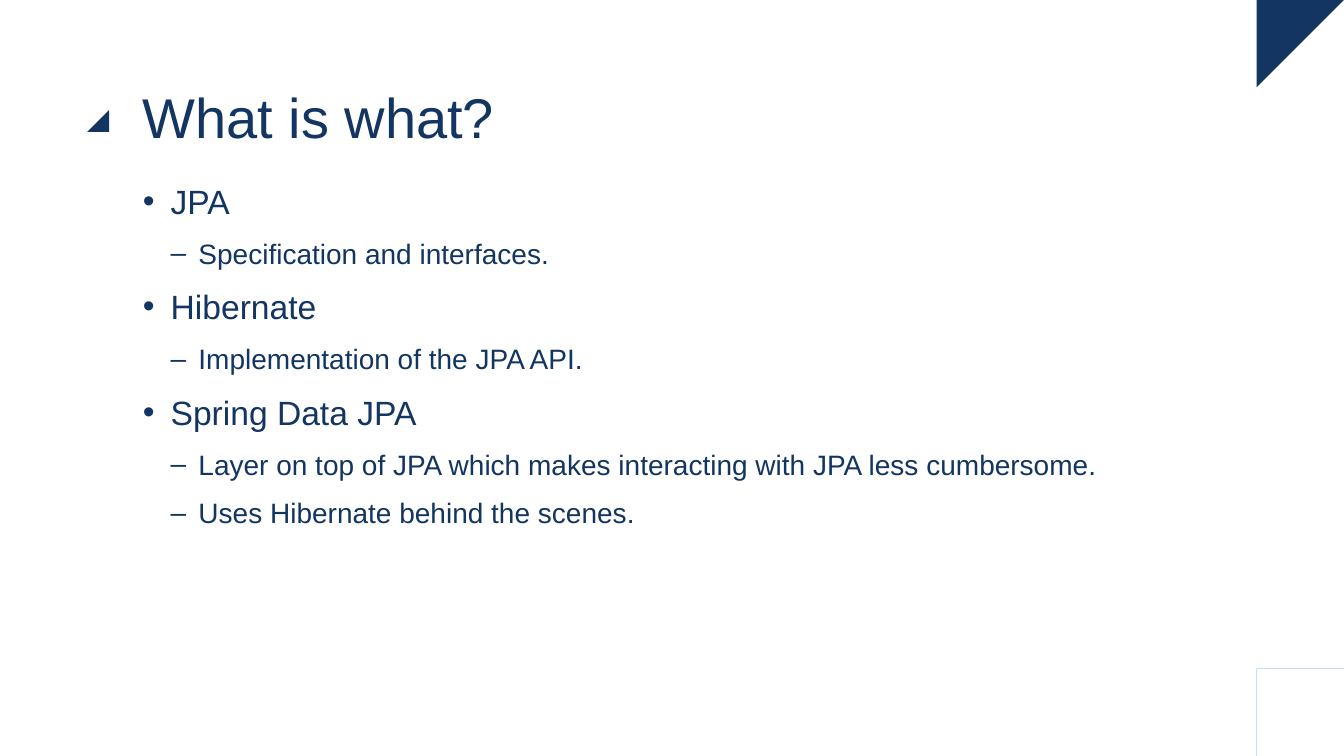
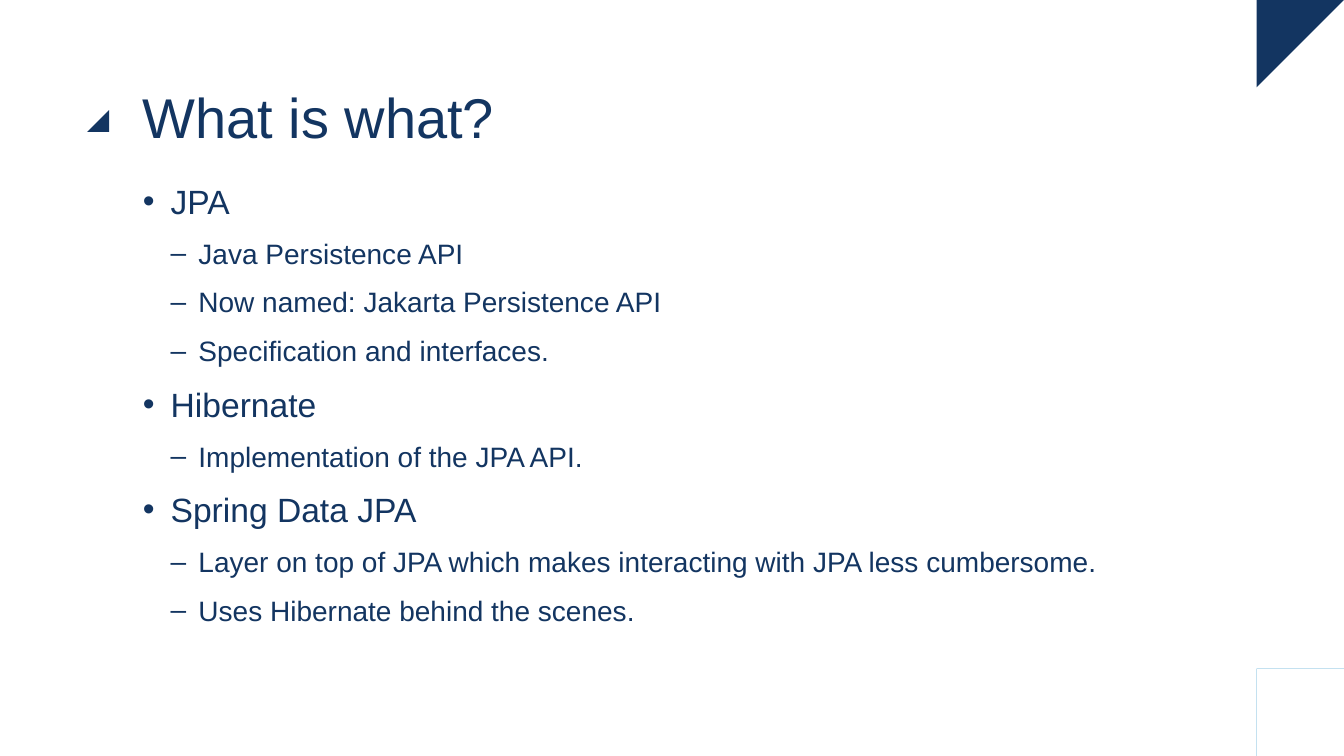
Before and after one commit to raoulvdberge/jpa-with-hibernate, a slide deck: slide 5 of slides.pptx. Drawn at 1344x756 pixels with LibreOffice and Linux fonts; fonts in the diff are those of the drawing. Boxes give left, top, right and bottom in pixels: in the first picture for what was removed or moved away, otherwise in the second. Text is boxed around its words. In the diff, an @@ line names an element or a change of style, - is before the commit and + after.

```diff
--- a/slides.pptx
+++ b/slides.pptx
@@ text at (x1=198, y1=243, x2=661, y2=313): paragraphs added @@
+  – Java Persistence API
+  – Now named: Jakarta Persistence API
```
Also in this commit, not shown: 12 other slides changed, 2 slides added, 3 other files.
